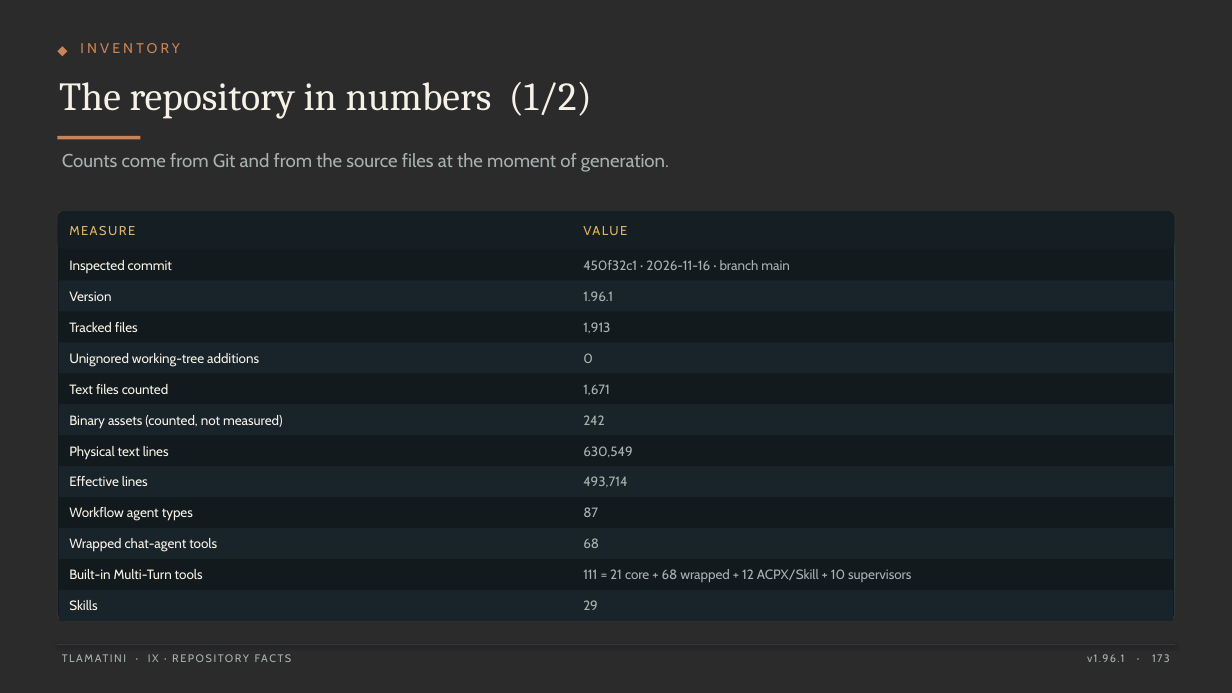
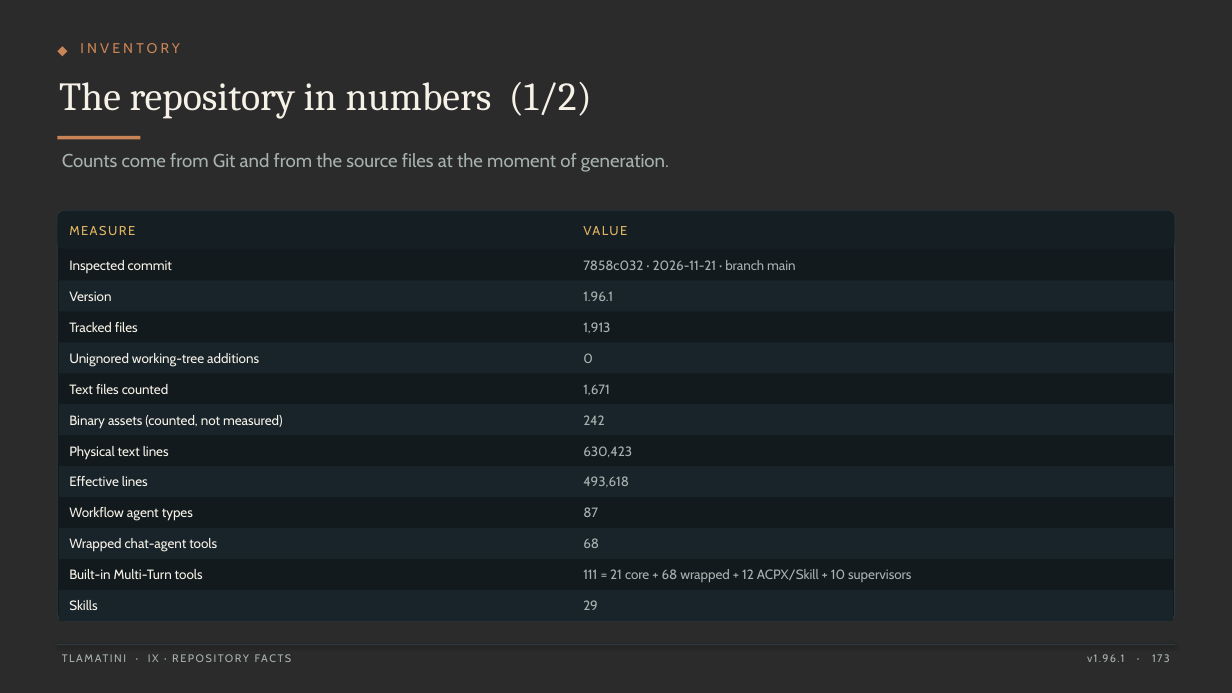
Before and after one commit to XAIHT/Tlamatini, a slide deck: slide 173 of Tlamatini_eXtended_Artificial_Intelligence_Humanly_Tempered.pptx. Drawn at 1232x693 pixels with LibreOffice and Linux fonts; fonts in the diff are those of the drawing; background and template pictures are left out; a plain dark background stands for a picture behind light text. Boxes give left, top, right and bottom in pixels: in the first picture for what was removed or moved away, otherwise in the second. Text is boxed around its words. In the diff, an @@ line names an element or a change of style, - is before the commit and + after.

```diff
--- a/Tlamatini_eXtended_Artificial_Intelligence_Humanly_Tempered.pptx
+++ b/Tlamatini_eXtended_Artificial_Intelligence_Humanly_Tempered.pptx
@@ text at [583,260,796,270]: text changed @@
-450f32c1 · 2026-11-16 · branch main
+7858c032 · 2026-11-21 · branch main
@@ text at [583,446,632,457]: text changed @@
-630,549
+630,423
@@ text at [583,476,629,487]: text changed @@
-493,714
+493,618
```
Also in this commit, not shown: 29 other slides changed, 2 other files.
